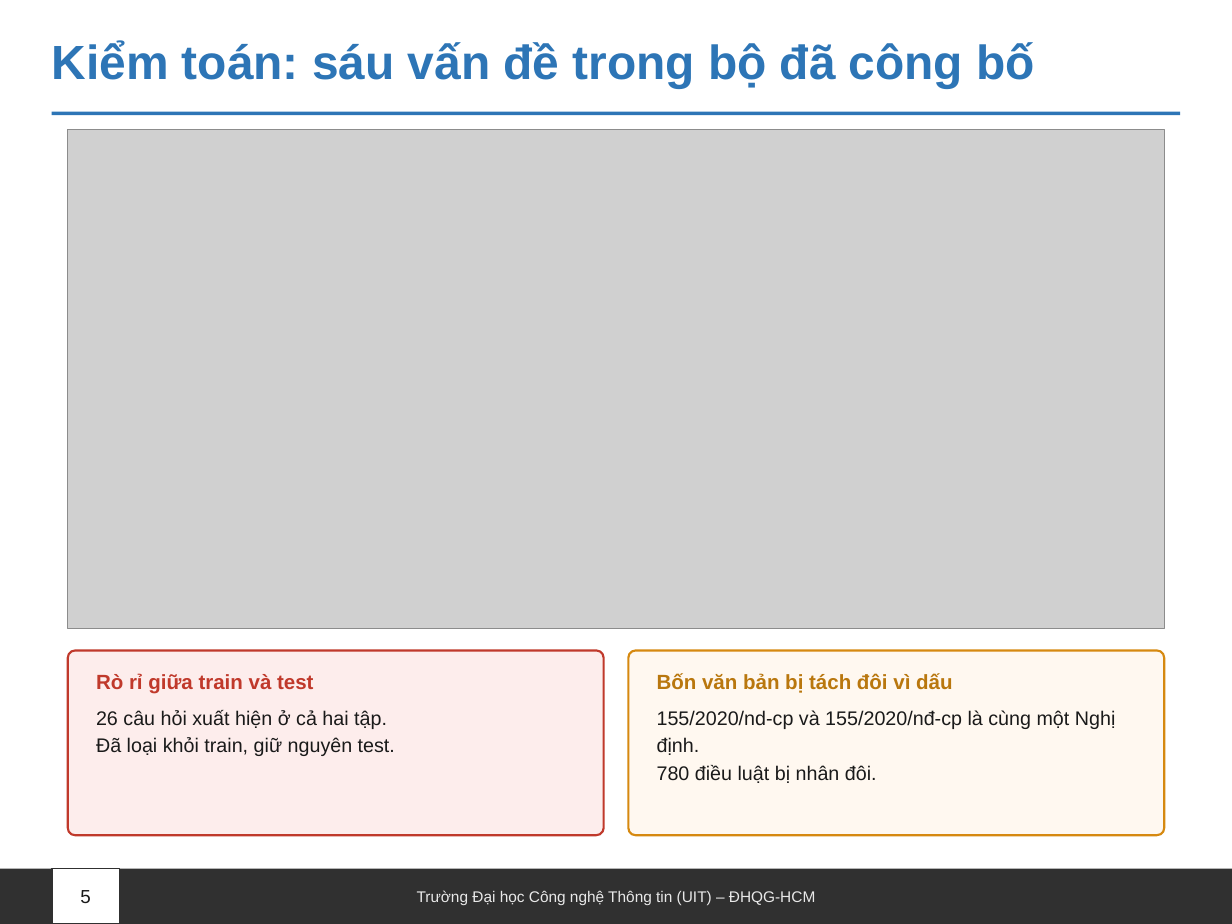
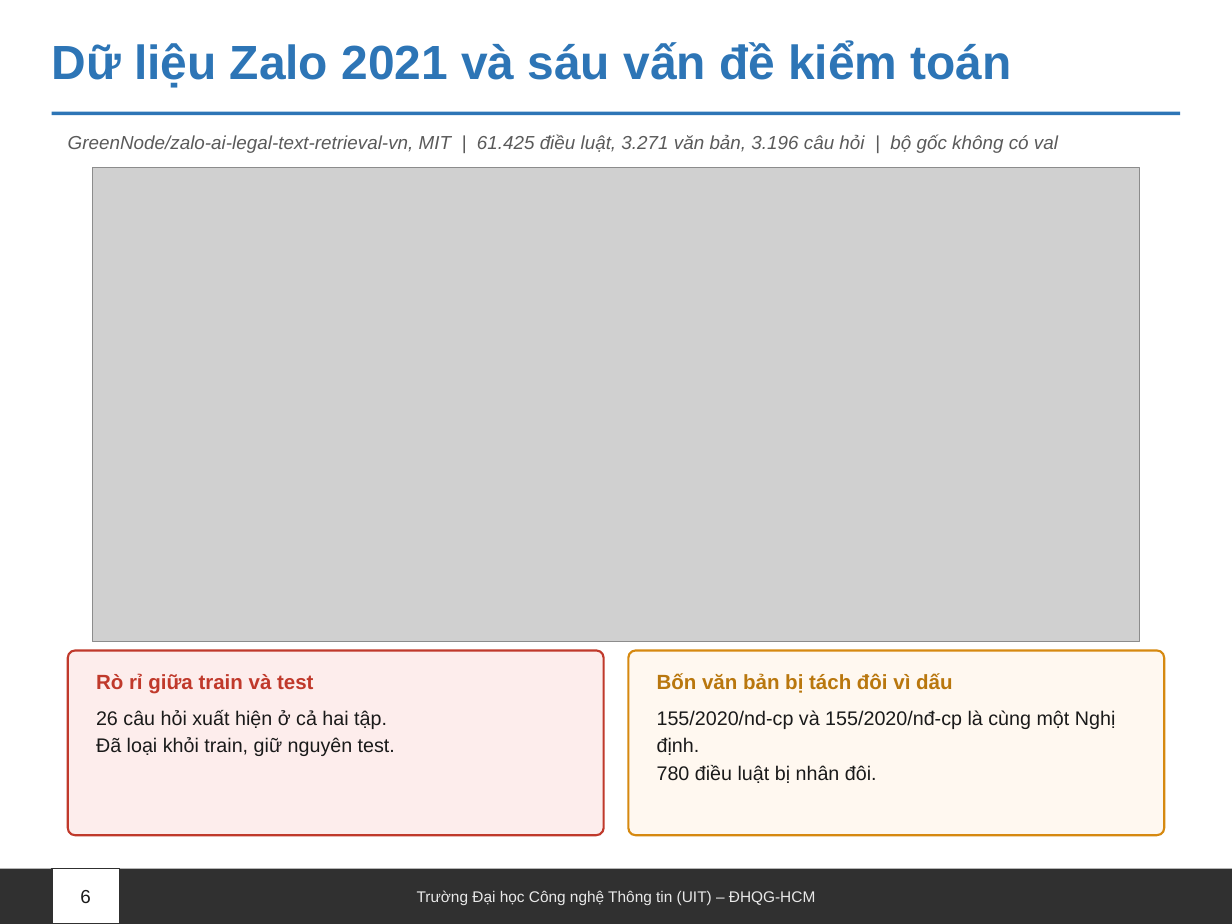
Before and after one commit to Messiac24/vietnamese-legal-retrieval-khong-dau, a slide deck: slide 6 of docs/slides/Nhom09_XLNNTN_BaoCao.pptx (slide 5 before the commit). Drawn at 1232x924 pixels with LibreOffice and Linux fonts; fonts in the diff are those of the drawing; grey boxes stand for pictures. Boxes give left, top, right and bottom in pixels: in the first picture for what was removed or moved away, otherwise in the second. Text is boxed around its words. In the diff, an @@ line names an element or a change of style, - is before the commit and + after.

Commit message:
docs: doi ten de tai, them nghien cuu truoc, sap lai slide cho 7 phut
- Ten moi: Truy hoi dieu luat tieng Viet cho cau hoi go khong dau: phuc hoi
  dau, truy hoi lai va kiem toan ro ri du lieu
- NGHIEN_CUU_LIEN_QUAN.md: 27 nguon da doi chieu, bon khoang trong, hai cau
  hoi nghien cuu, ket qua dat canh nghien cuu truoc
- Slide: 13 slide chinh va 4 phu luc. Them nghien cuu truoc, khoang trong,
  hai slide cau khong dau. Chia doan, bang bon o, phan tich loi chuyen xuong
  phu luc. Tai lieu tham khao doc thang tu NGHIEN_CUU_LIEN_QUAN.md

```diff
--- a/docs/slides/Nhom09_XLNNTN_BaoCao.pptx
+++ b/docs/slides/Nhom09_XLNNTN_BaoCao.pptx
@@ text at (x1=52, y1=41, x2=1012, y2=88): text changed @@
-Kiểm toán: sáu vấn đề trong bộ đã công bố
+Dữ liệu Zalo 2021 và sáu vấn đề kiểm toán
@@ text added at (x1=68, y1=134, x2=1058, y2=153), 11 pt, text #5A5A5A, italic @@
+GreenNode/zalo-ai-legal-text-retrieval-vn, MIT | 61.425 điều luật, 3.271 văn bản, 3.196 câu hỏi | bộ gốc không có val
@@ picture resized from (x1=68, y1=129, x2=1164, y2=628) to (x1=92, y1=168, x2=1140, y2=642) @@
@@ text at (x1=80, y1=890, x2=90, y2=903): text changed @@
-5
+6
```
Also in this commit, not shown: 11 other slides changed, 5 slides added, 1 slide removed, 5 other files.
